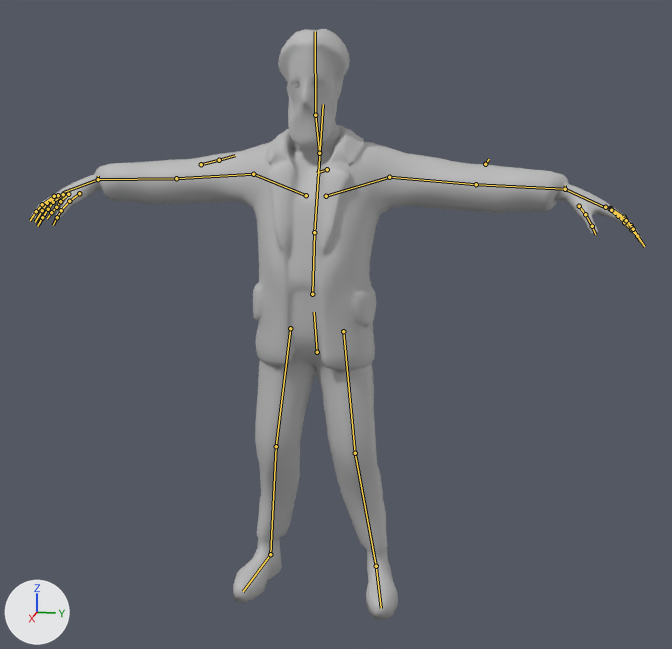
An edit to the FBX model Assets/Characters/Pasakotojas/Pasakotojas_LP.fbx, drawn before and after from the same camera.
Rendered twice from a 50 mm lens placed at (16.56, 14.09, 2.22), pointed at (12.88, 13.36, 1.31). The lights are fixed; the arrows at lower left show +X, +Y and +Z. The picture after the commit comes second. The bones that change, and the others that lie on the model, are drawn over the model as lines.
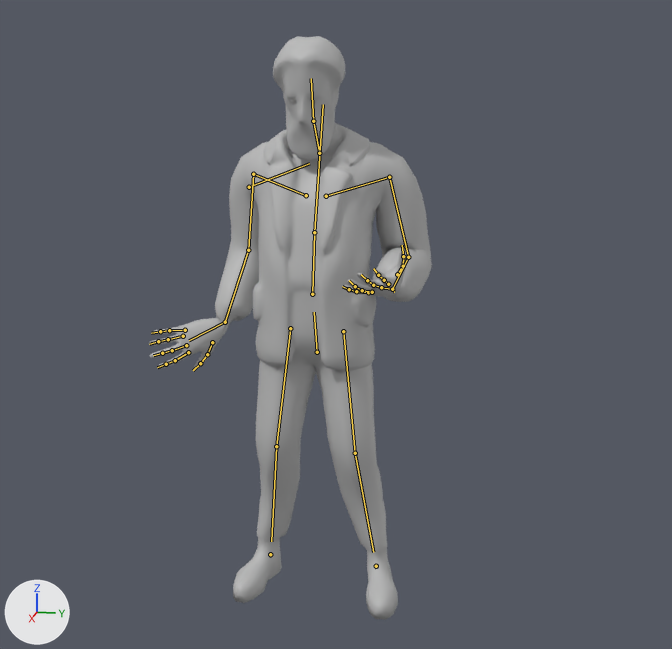
The newer file adds an action. The first version stands in its rest pose; the second is drawn at frame 228 of the action 'Gožanskio_Animation'.

Diff of the bpy script that builds the scene:
```diff
--- a/Assets/Characters/Pasakotojas/Pasakotojas_LP.fbx.py
+++ b/Assets/Characters/Pasakotojas/Pasakotojas_LP.fbx.py
@@ bone_neck @@
 bone_neck = bpy.data.objects['Armature.006'].pose.bones['Neck']  # child of 'Chest'
-bone_neck.rotation_quaternion = (1.0, 0.0, 0.0, 0.0)  # degrees (0, 0, 0)
+bone_neck.rotation_quaternion = (0.992, 0.129, -0.001, -0.003)  # degrees (15, 0, 0)
@@ bone_hand_ik_l @@
 bone_hand_ik_l = bpy.data.objects['Armature.006'].pose.bones['Hand_IK.L']  # child of 'Chest'
-bone_hand_ik_l.location = (0.0, 0.0, 0.0)
-bone_hand_ik_l.rotation_quaternion = (1.0, 0.0, 0.0, 0.0)  # degrees (0, 0, 0)
+bone_hand_ik_l.location = (-0.397, -0.255, 0.244)
+bone_hand_ik_l.rotation_quaternion = (0.244, -0.749, -0.115, -0.605)  # degrees (-123, -74, -27)
@@ bone_upperarm_l @@
 bone_upperarm_l = bpy.data.objects['Armature.006'].pose.bones['upperarm.L']  # child of 'Clav.L'
-bone_upperarm_l.rotation_quaternion = (1.0, 0.0, 0.0, 0.0)  # degrees (0, 0, 0)
+bone_upperarm_l.rotation_quaternion = (0.768, 0.044, 0.234, -0.595)  # degrees (-13, 24, -78)
@@ bone_lowerarm_l @@
 bone_lowerarm_l = bpy.data.objects['Armature.006'].pose.bones['lowerarm.L']  # child of 'upperarm.L'
-bone_lowerarm_l.rotation_quaternion = (1.0, 0.0, 0.0, 0.0)  # degrees (0, 0, 0)
+bone_lowerarm_l.rotation_quaternion = (0.764, 0.61, 0.0, 0.208)  # degrees (75, -15, 19)
@@ bone_hand_ik_r @@
 bone_hand_ik_r = bpy.data.objects['Armature.006'].pose.bones['Hand_IK.R']  # child of 'Chest'
-bone_hand_ik_r.location = (0.0, 0.0, 0.0)
-bone_hand_ik_r.rotation_quaternion = (1.0, 0.0, 0.0, 0.0)  # degrees (0, 0, 0)
+bone_hand_ik_r.location = (0.391, -0.398, 0.13)
+bone_hand_ik_r.rotation_quaternion = (0.647, 0.614, 0.428, -0.147)  # degrees (100, 47, 30)
@@ bone_upperarm_r @@
 bone_upperarm_r = bpy.data.objects['Armature.006'].pose.bones['upperarm.R']  # child of 'Clav.R'
-bone_upperarm_r.rotation_quaternion = (1.0, 0.0, 0.0, 0.0)  # degrees (0, 0, 0)
+bone_upperarm_r.rotation_quaternion = (0.751, -0.001, -0.229, 0.619)  # degrees (-18, -20, 82)
@@ bone_lowerarm_r @@
 bone_lowerarm_r = bpy.data.objects['Armature.006'].pose.bones['lowerarm.R']  # child of 'upperarm.R'
-bone_lowerarm_r.rotation_quaternion = (1.0, 0.0, 0.0, 0.0)  # degrees (0, 0, 0)
+bone_lowerarm_r.rotation_quaternion = (0.936, 0.333, 0.0, -0.113)  # degrees (39, 4, -12)
```

Location of each change, [x1, y1, x2, y2] in pixels of the pictures (672 x 649 px):
'polySurface1.007', posed (54% narrower): before [31, 29, 642, 620]; after [149, 36, 432, 620]
bone 'Neck', root to tip: before (319, 153) to (315, 115); after (319, 153) to (313, 121)
bone 'Hand_IK.L', root to tip: before (565, 189) to (565, 185); after (392, 289) to (394, 292)
bone 'upperarm.L', root to tip: before (389, 177) to (476, 184); after (389, 177) to (408, 257)
bone 'lowerarm.L', root to tip: before (476, 184) to (565, 189); after (408, 257) to (392, 289)
bone 'Hand_IK.R', root to tip: before (98, 179) to (98, 176); after (225, 322) to (227, 321)
bone 'upperarm.R', root to tip: before (253, 174) to (176, 178); after (253, 174) to (248, 250)
bone 'lowerarm.R', root to tip: before (176, 178) to (98, 179); after (248, 250) to (225, 322)
